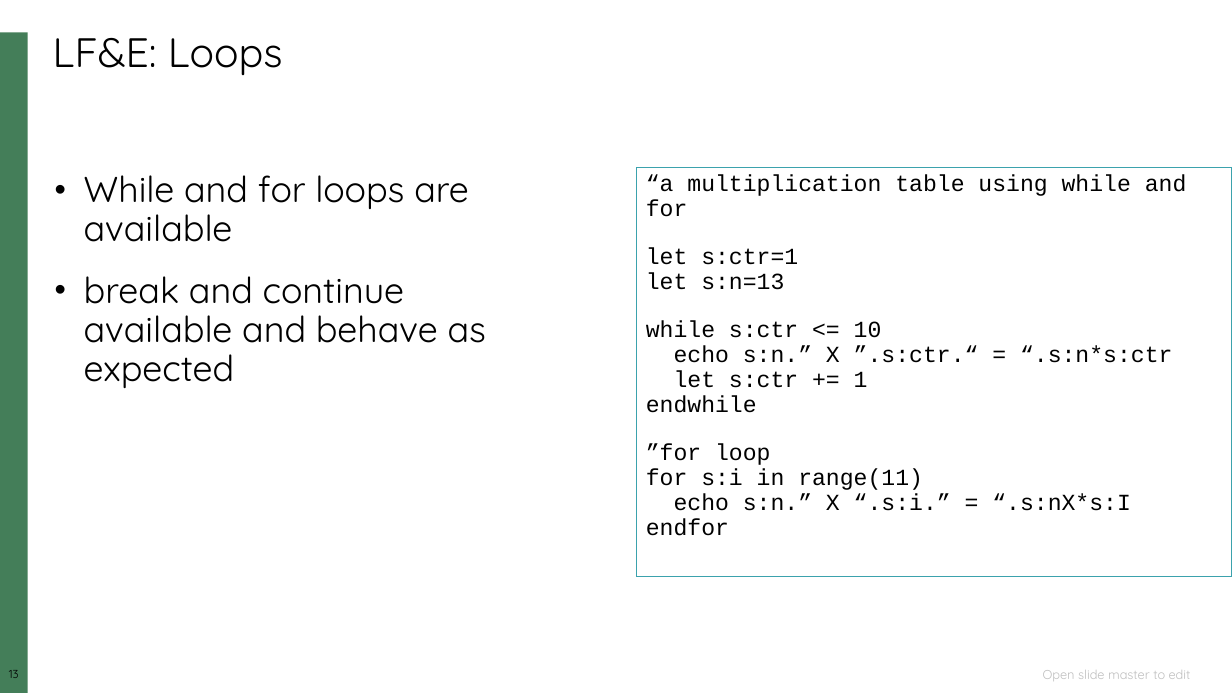
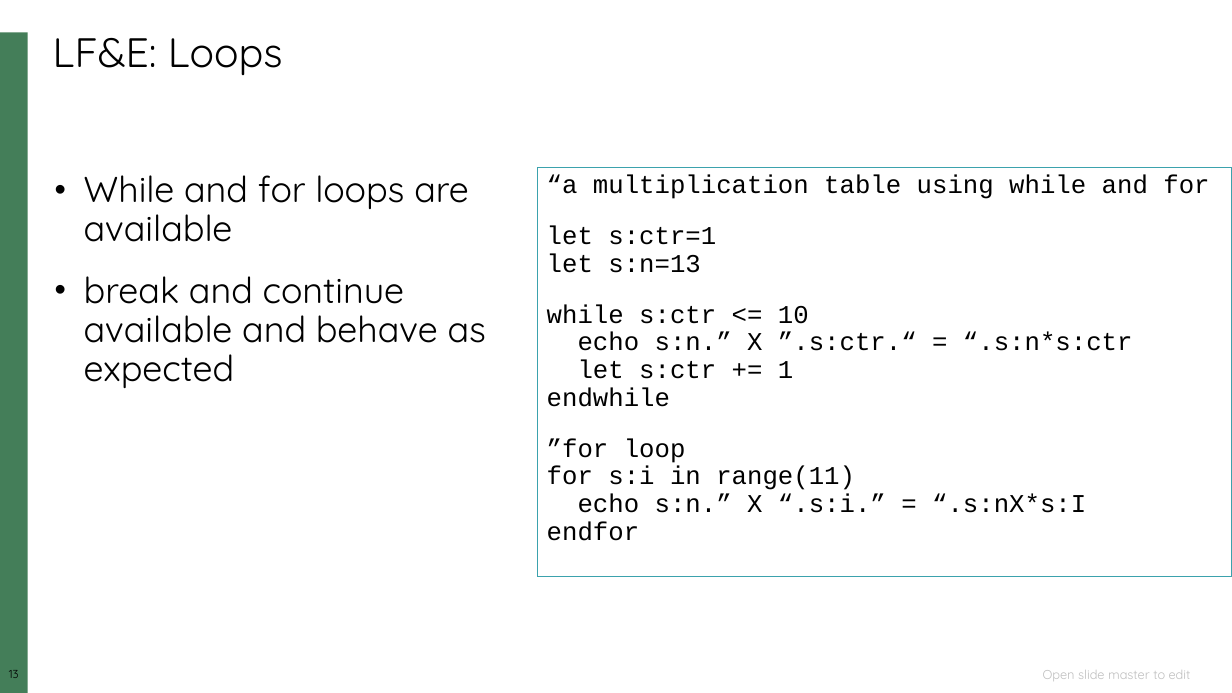
Before and after one commit to ketancmaheshwari/vim, a slide deck: slide 13 of vimscriptpres.pptx. Drawn at 1232x693 pixels with LibreOffice and Linux fonts; fonts in the diff are those of the drawing; background and template pictures are left out. Boxes give left, top, right and bottom in pixels: in the first picture for what was removed or moved away, otherwise in the second. Text is boxed around its words. In the diff, an @@ line names an element or a change of style, - is before the commit and + after.

```diff
--- a/vimscriptpres.pptx
+++ b/vimscriptpres.pptx
@@ rectangle "“a multiplication table using while ...": place and size @@
-rectangle "“a multiplication table using while ..." at (637,167,1232,577)
+rectangle "“a multiplication table using while ..." at (538,167,1232,577)
@@ rectangle "“a multiplication table using while ..." at (538,167,1232,577): size 18 to 20 pt @@
```
Also in this commit, not shown: 10 other slides changed, 1 slide added, 15 other files.
